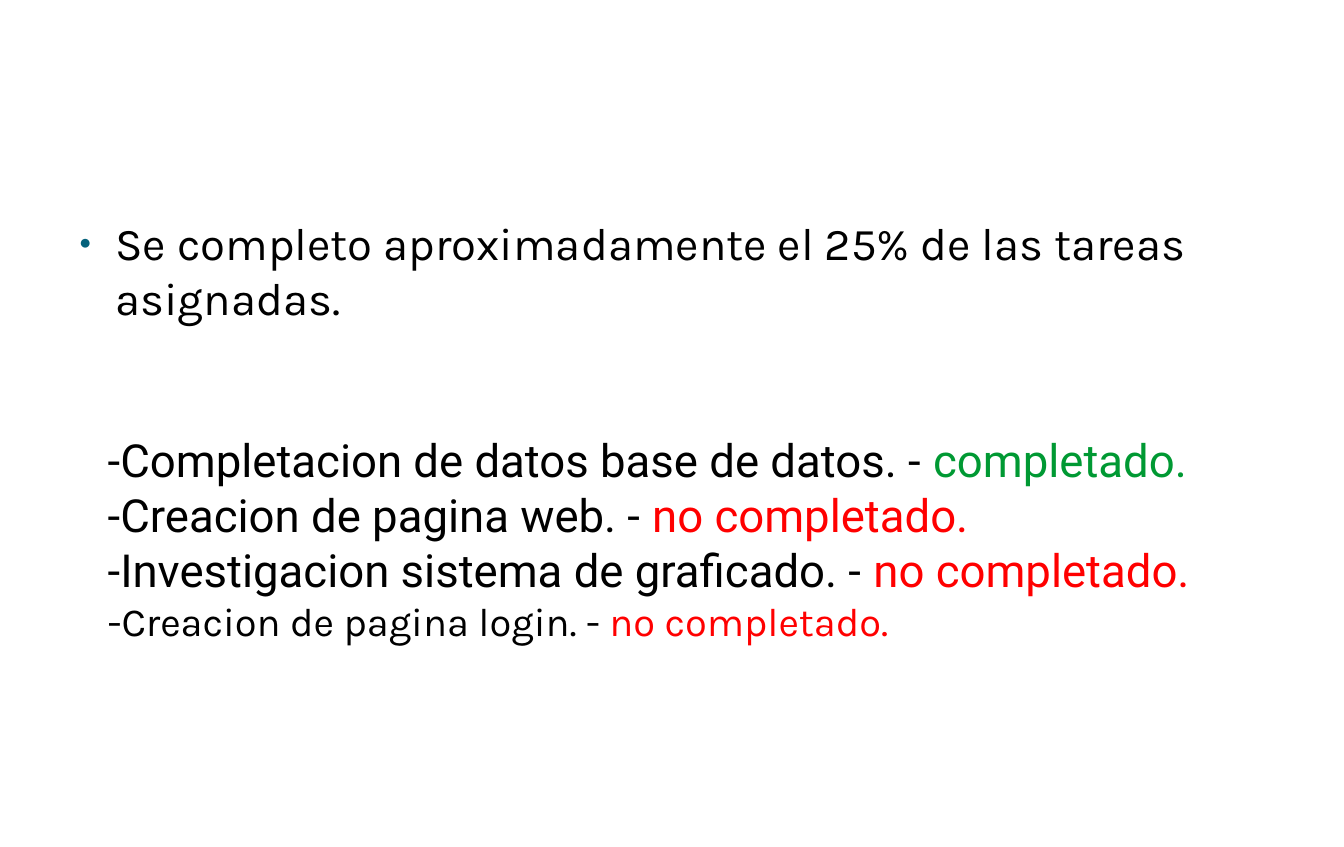
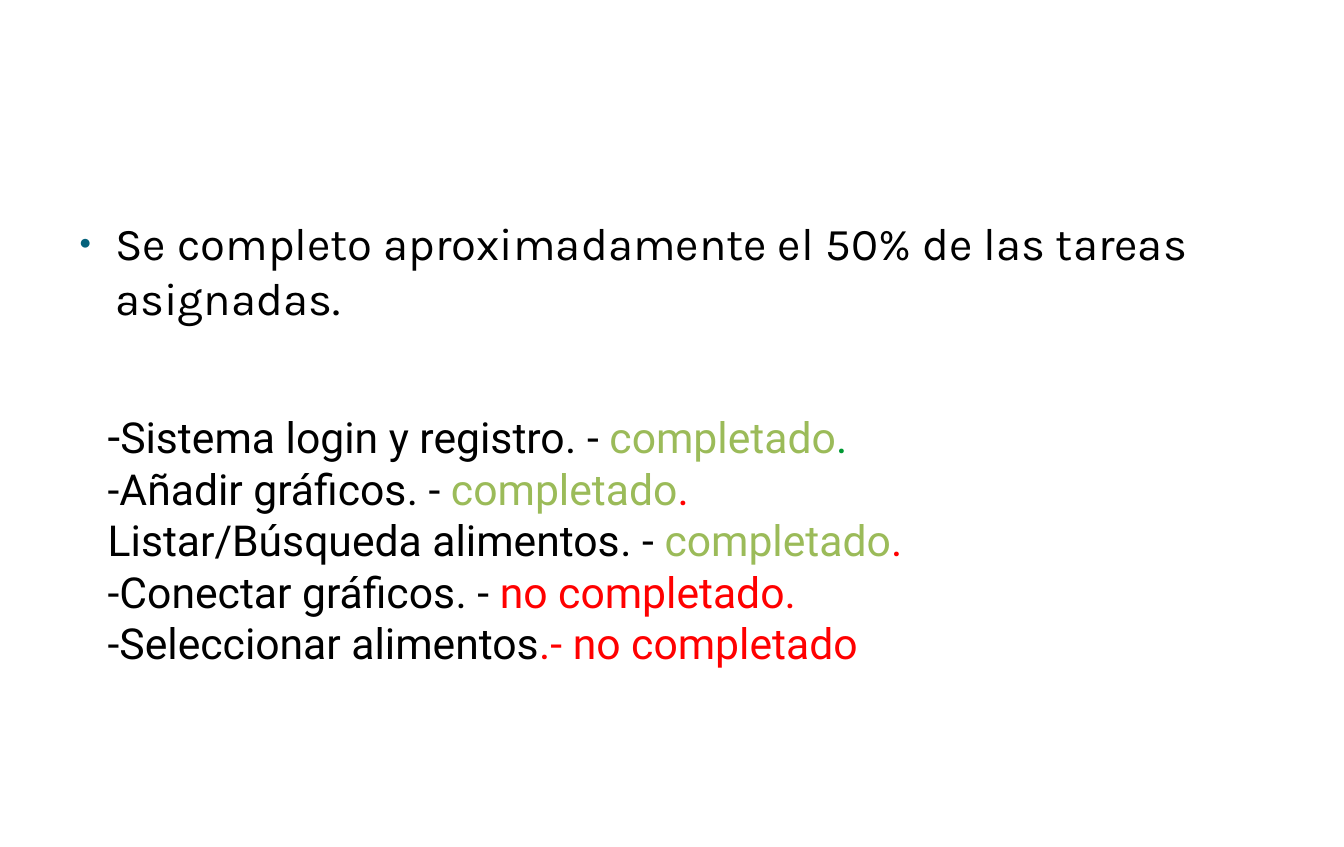
Before and after one commit to jquezadarios/integracion, a slide deck: slide 6 of presentacion/Taller de integracion.pptx (slide 11 before the commit). Drawn at 1344x847 pixels with LibreOffice and Linux fonts; fonts in the diff are those of the drawing; background and template pictures are left out. Boxes give left, top, right and bottom in pixels: in the first picture for what was removed or moved away, otherwise in the second. Text is boxed around its words. In the diff, an @@ line names an element or a change of style, - is before the commit and + after.

Commit message:
Presentacion 17/10
Ppt presentacion

```diff
--- a/presentacion/Taller de integracion.pptx
+++ b/presentacion/Taller de integracion.pptx
@@ text at (x1=115, y1=228, x2=1187, y2=326): text changed @@
-● Se completo aproximadamente el 25% de las tareas asignadas.
+● Se completo aproximadamente el 50% de las tareas asignadas.
@@ text at (x1=108, y1=421, x2=903, y2=668): text changed; size 32 to 30 pt @@
--Completacion de datos base de datos. - completado.
--Creacion de pagina web. - no completado.
--Investigacion sistema de graficado. - no completado.
--Creacion de pagina login. - no completado.
+-Sistema login y registro. - completado.
+-Añadir gráficos. - completado.
+Listar/Búsqueda alimentos. - completado.
+-Conectar gráficos. - no completado.
+-Seleccionar alimentos.- no completado
```
Also in this commit, not shown: 5 other slides changed, 5 slides removed.
